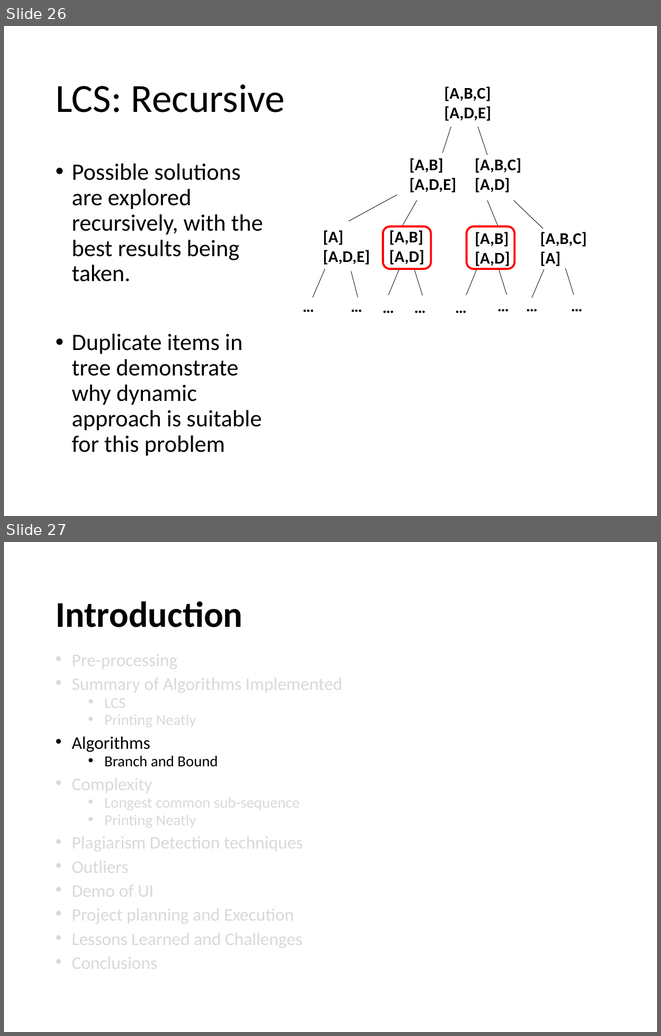
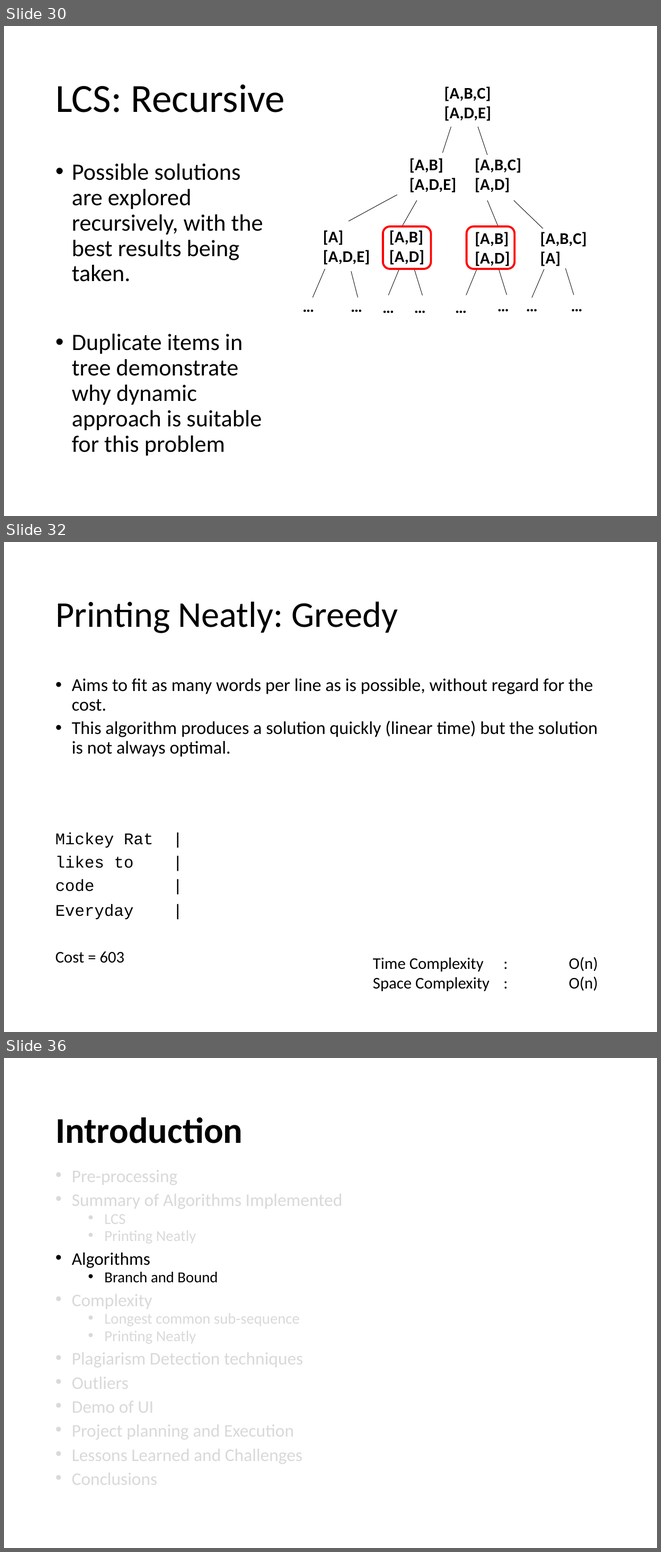
Before and after one commit to edbeeching/AA_LCS_Project, a slide deck: Presentation_v1.pptx. Shown one above the other, each under a label of ours: slides 26 and 27 before the commit, slides 30, 32 and 36 after it; the slides between them are not shown. The pictures are 661x1036 and 661x1552 pixels, drawn with LibreOffice and Linux fonts; fonts in the diff are those of the drawing. Boxes give left, top, right and bottom in pixels: in the first picture for what was removed or moved away, otherwise in the second. Text is boxed around its words. In the diff, an @@ line names an element or a change of style, - is before the commit and + after.

```diff
--- a/Presentation_v1.pptx
+++ b/Presentation_v1.pptx
@@ slide 32 added at (4, 542, 657, 1032), background #FFFFFF @@
@@ title added at (55, 601, 398, 633), 40 pt, text #000000 @@
+Printing Neatly: Greedy
@@ text added at (72, 678, 598, 757), 20 pt, text #000000 @@
+• Aims to fit as many words per line as is possible, without regard for the cost.
+• This algorithm produces a solution quickly (linear time) but the solution is not always optimal.
@@ text added at (55, 832, 153, 963), 18 pt, text #000000 @@
+Mickey Rat |
+likes to |
+code |
+Everyday |
+Cost = 603
@@ text added at (373, 956, 598, 991), 18 pt, text #000000 @@
+Time Complexity : O(n)
+Space Complexity : O(n)
@@ what was slide 26 is now slide 30 @@
@@ what was slide 27 is now slide 36 @@
```
Also in this commit, not shown: 10 slides changed, 13 other slides added, 2 slides removed, 59 other files.
